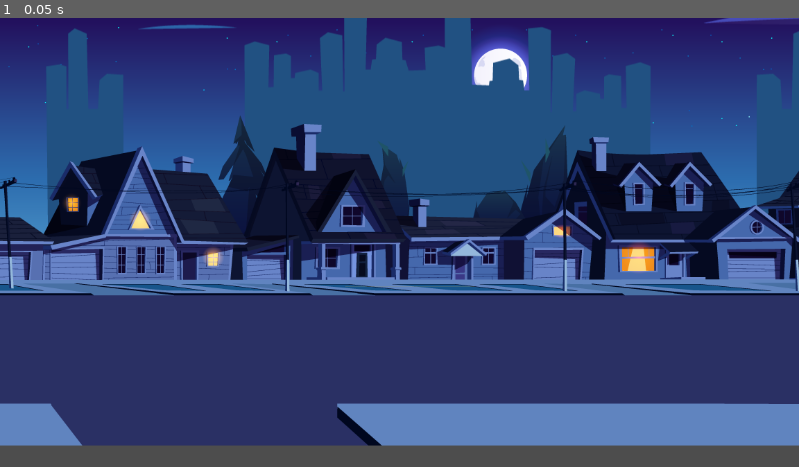
Above: before the commit, frame 1.
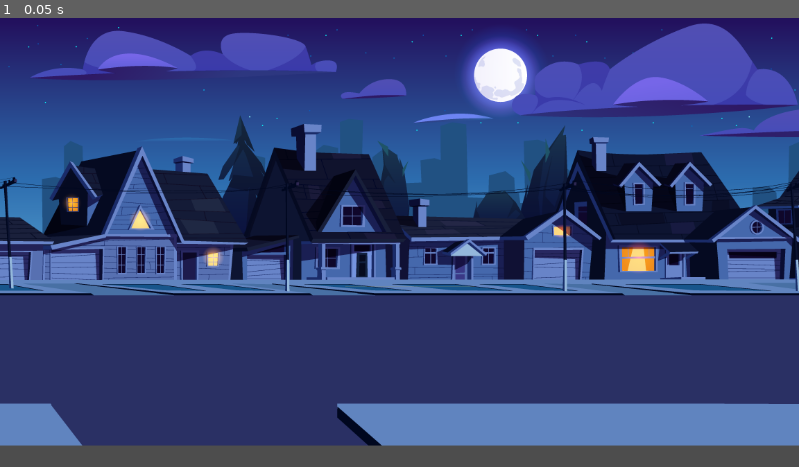
Above: after the commit, the same moment.

Repository: NextStepStudios/suburban_samurai
Game: Godot game, scene res://scenes/levels/level_1.tscn
Two runs of this game, one before a commit and one after it. Both use one fixed random seed, a clock stepped at 60 frames per second and the inputs below. This scene is started directly instead of the project's main scene.
Inputs:
- Up to frame 1 (0.05 s): no input

The runs differ from the first frame. In frame 1, 14% of the frame differs, in the area x 3-100%, y 0-49%.

Commit message:
tile map setup

Diff:
--- a/scenes/levels/level_1.tscn
+++ b/scenes/levels/level_1.tscn
@@ -1,11 +1,11 @@
-[gd_scene load_steps=9 format=3 uid="uid://ojkmf7w047nc"]
+[gd_scene load_steps=10 format=3 uid="uid://ojkmf7w047nc"]
 
 [ext_resource type="Texture2D" uid="uid://dmpe5beulmxra" path="res://assets/environment/background/suburban-samurai_Background.png" id="1_6761a"]
 [ext_resource type="Texture2D" uid="uid://ct6amsh2mfne1" path="res://assets/environment/background/suburban-samurai_CloudsBuildings.png" id="2_sk5k4"]
 [ext_resource type="Texture2D" uid="uid://3hkki3gpasok" path="res://assets/environment/background/suburban-samurai_Houses.png" id="3_oc4kc"]
 [ext_resource type="Texture2D" uid="uid://dv51fi8h5p7m7" path="res://assets/environment/background/suburban-samurai_Foreground.png" id="4_s8va5"]
 [ext_resource type="Texture2D" uid="uid://01im18j1k6yo" path="res://assets/environment/tileset/suburban-samurai_Road.png" id="5_dga24"]
-[ext_resource type="Script" uid="uid://c3s0yhiyx3a5p" path="res://scenes/levels/tile_map.gd" id="6_sk5k4"]
+[ext_resource type="Texture2D" uid="uid://g1jgcawmb1u7" path="res://assets/environment/tileset/suburban-samurai_Obstacles1.png" id="6_sk5k4"]
 
 [sub_resource type="TileSetAtlasSource" id="TileSetAtlasSource_qxy0u"]
 texture = ExtResource("5_dga24")
@@ -491,10 +491,69 @@
 32:14/0 = 0
 32:14/0/physics_layer_0/polygon_0/points = PackedVector2Array(-8, -8, 8, -8, 8, 8, -8, 8)
 
+[sub_resource type="TileSetAtlasSource" id="TileSetAtlasSource_oc4kc"]
+texture = ExtResource("6_sk5k4")
+margins = Vector2i(0, 11)
+texture_region_size = Vector2i(36, 36)
+5:10/0 = 0
+5:11/0 = 0
+5:12/0 = 0
+6:12/0 = 0
+6:10/0 = 0
+6:11/0 = 0
+13:10/0 = 0
+13:11/0 = 0
+13:12/0 = 0
+14:12/0 = 0
+14:11/0 = 0
+14:10/0 = 0
+15:10/0 = 0
+13:9/0 = 0
+13:9/0/physics_layer_1/polygon_0/points = PackedVector2Array(-5.25741, 18, 3.98288, 12.7452, 10.9928, 10.8334, 18, 9.55892, 18, 18)
+14:9/0 = 0
+15:9/0 = 0
+16:10/0 = 0
+16:9/0 = 0
+17:10/0 = 0
+17:11/0 = 0
+16:11/0 = 0
+15:11/0 = 0
+18:11/0 = 0
+18:12/0 = 0
+17:12/0 = 0
+16:12/0 = 0
+15:12/0 = 0
+22:11/0 = 0
+22:12/0 = 0
+23:12/0 = 0
+23:11/0 = 0
+24:11/0 = 0
+24:12/0 = 0
+25:12/0 = 0
+25:11/0 = 0
+26:11/0 = 0
+26:12/0 = 0
+27:12/0 = 0
+27:11/0 = 0
+30:10/0 = 0
+30:11/0 = 0
+30:12/0 = 0
+31:12/0 = 0
+31:11/0 = 0
+31:10/0 = 0
+35:11/0 = 0
+35:12/0 = 0
+36:12/0 = 0
+36:11/0 = 0
+37:11/0 = 0
+37:12/0 = 0
+
 [sub_resource type="TileSet" id="TileSet_excbq"]
 tile_size = Vector2i(36, 36)
 physics_layer_0/collision_layer = 1
+physics_layer_1/collision_layer = 1
 sources/1 = SubResource("TileSetAtlasSource_qxy0u")
+sources/2 = SubResource("TileSetAtlasSource_oc4kc")
 
 [node name="Level1" type="Node2D"]
 
@@ -512,7 +571,6 @@
 motion_mirroring = Vector2(1440, 0)
 
 [node name="Sprite2D3" type="Sprite2D" parent="Background/BackLayer2"]
-position = Vector2(6, -162.5)
 texture = ExtResource("2_sk5k4")
 
 [node name="BackLayer3" type="ParallaxLayer" parent="Background"]
@@ -536,4 +594,3 @@
 rendering_quadrant_size = 36
 format = 2
 layer_0/tile_data = PackedInt32Array(851968, 1, 13, 851969, 65537, 13, 851970, 131073, 13, 851971, 196609, 13, 851972,  …(6476 unchanged characters)…
-script = ExtResource("6_sk5k4")
Not shown: 1 places in scenes/player/player.tscn that only renumber resources
